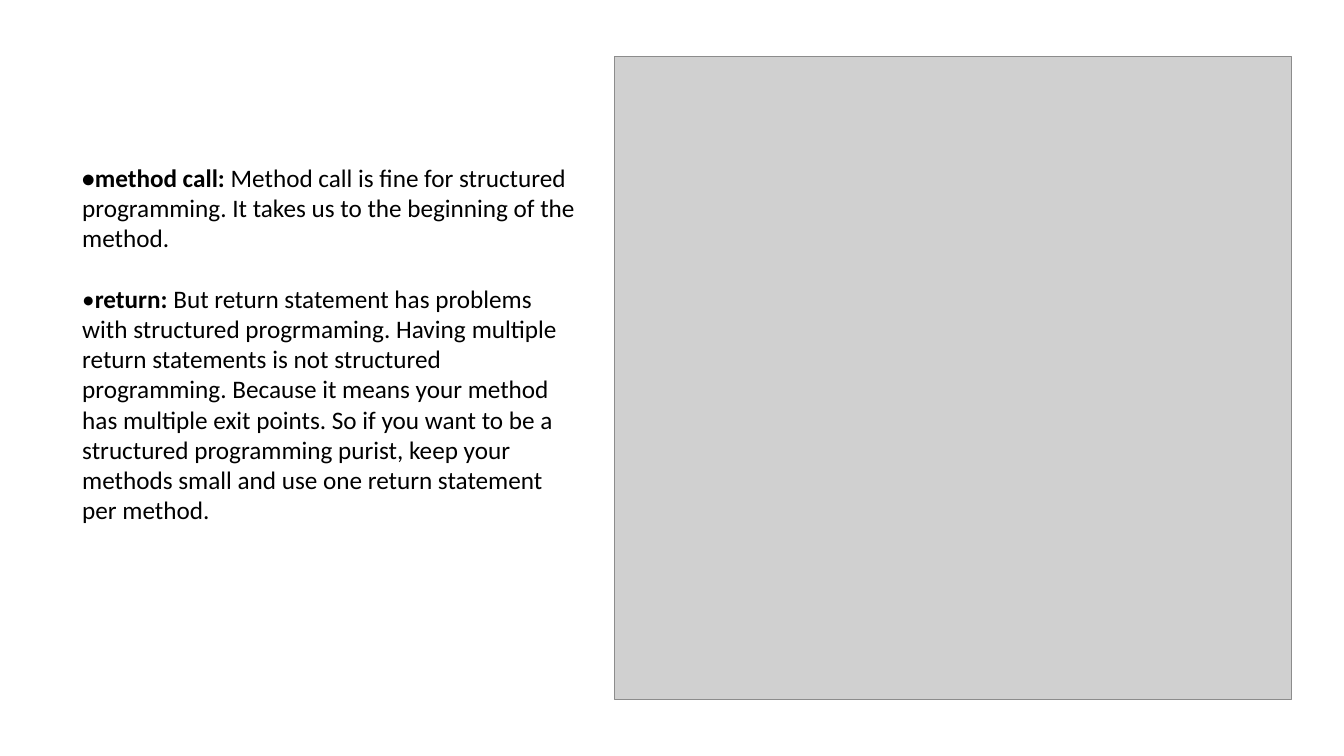
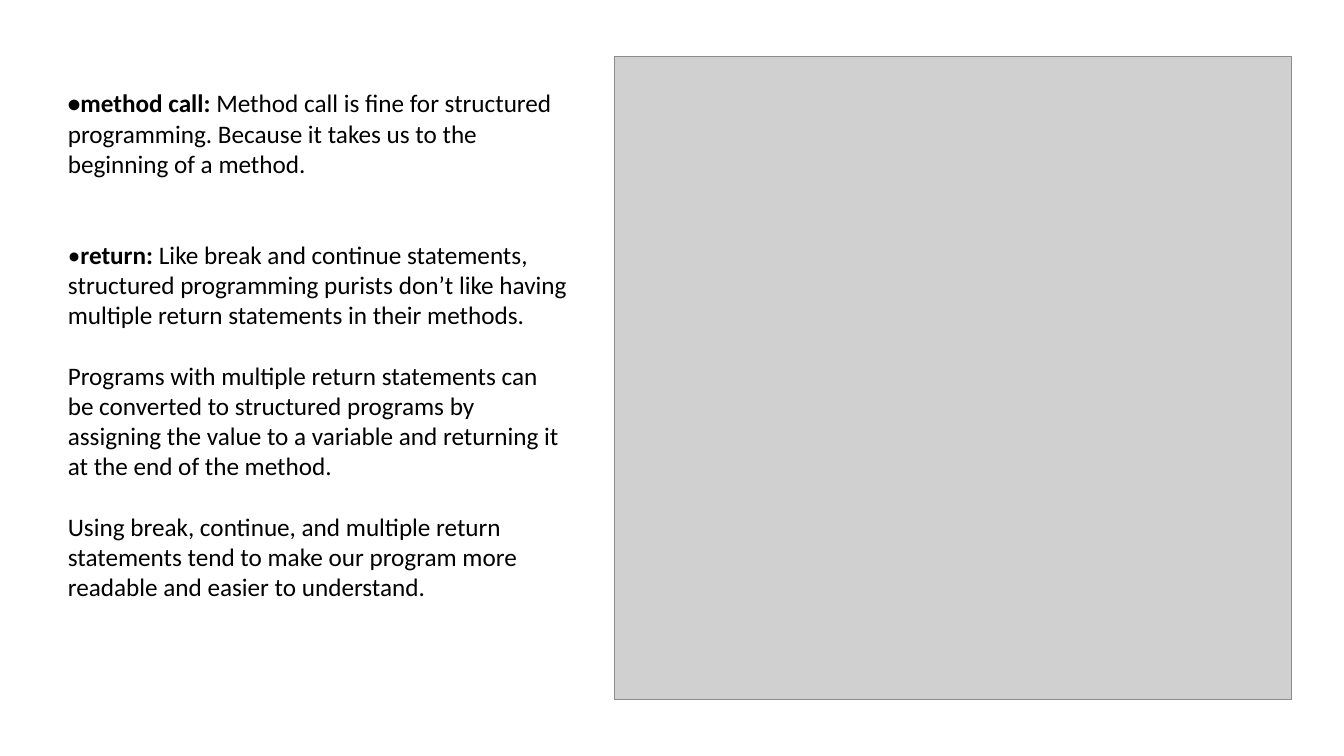
Before and after one commit to AnilJava95/Other, a slide deck: slide 16 of Computer Science and Programming Languages/Control Statements and Structured Programming.pptx. Drawn at 1344x756 pixels with LibreOffice and Linux fonts; fonts in the diff are those of the drawing; grey boxes stand for pictures. Boxes give left, top, right and bottom in pixels: in the first picture for what was removed or moved away, otherwise in the second. Text is boxed around its words. In the diff, an @@ line names an element or a change of style, - is before the commit and + after.

```diff
--- a/Computer Science and Programming Languages/Control Statements and Structured Programming.pptx
+++ b/Computer Science and Programming Languages/Control Statements and Structured Programming.pptx
@@ text at bbox=[68, 94, 566, 597]: text changed @@
-•method call: Method call is fine for structured programming. It takes us to the beginning of the method.
-•return: But return statement has problems with structured progrmaming. Having multiple return statements is not structured programming. Because it means your method has multiple exit points. So if you want to be a structured programming purist, keep your methods small and use one return statement per method.
+•method call: Method call is fine for structured programming. Because it takes us to the beginning of a method.
+•return: Like break and continue statements, structured programming purists don’t like having multiple return statements in their methods.
+Programs with multiple return statements can be converted to structured programs by assigning the value to a variable and returning it at the end of the method.
+Using break, continue, and multiple return statements tend to make our program more readable and easier to understand.
```
Also in this commit, not shown: 8 other slides changed, 41 other files.
